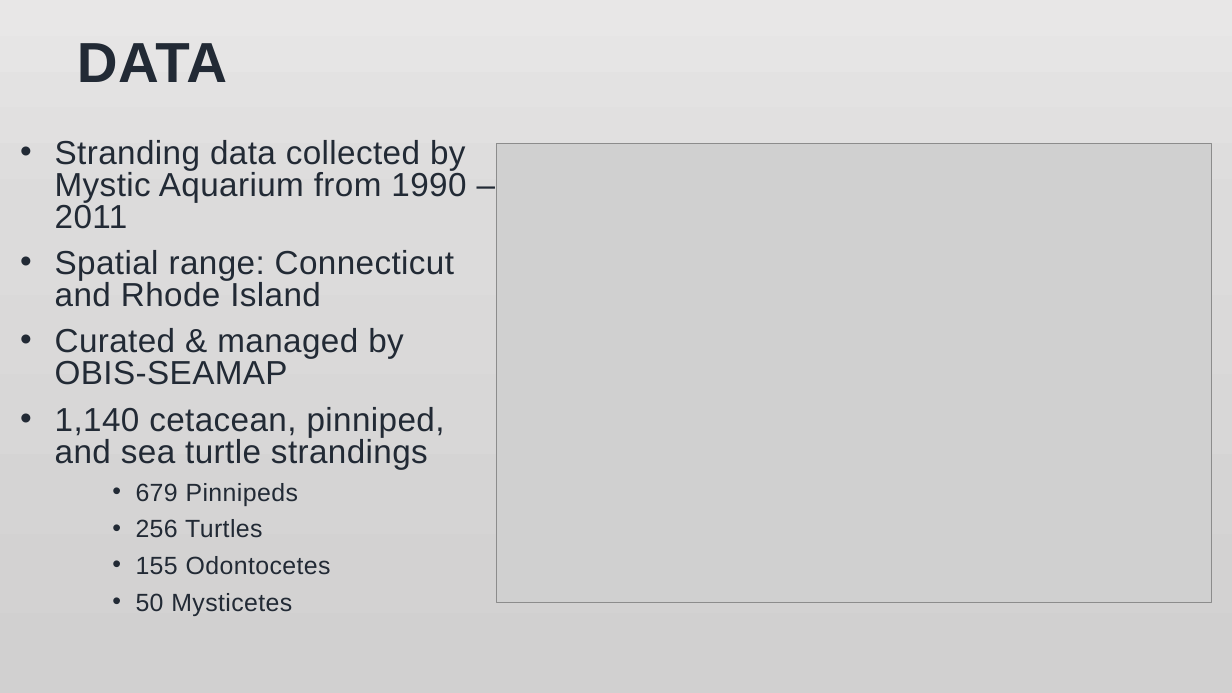
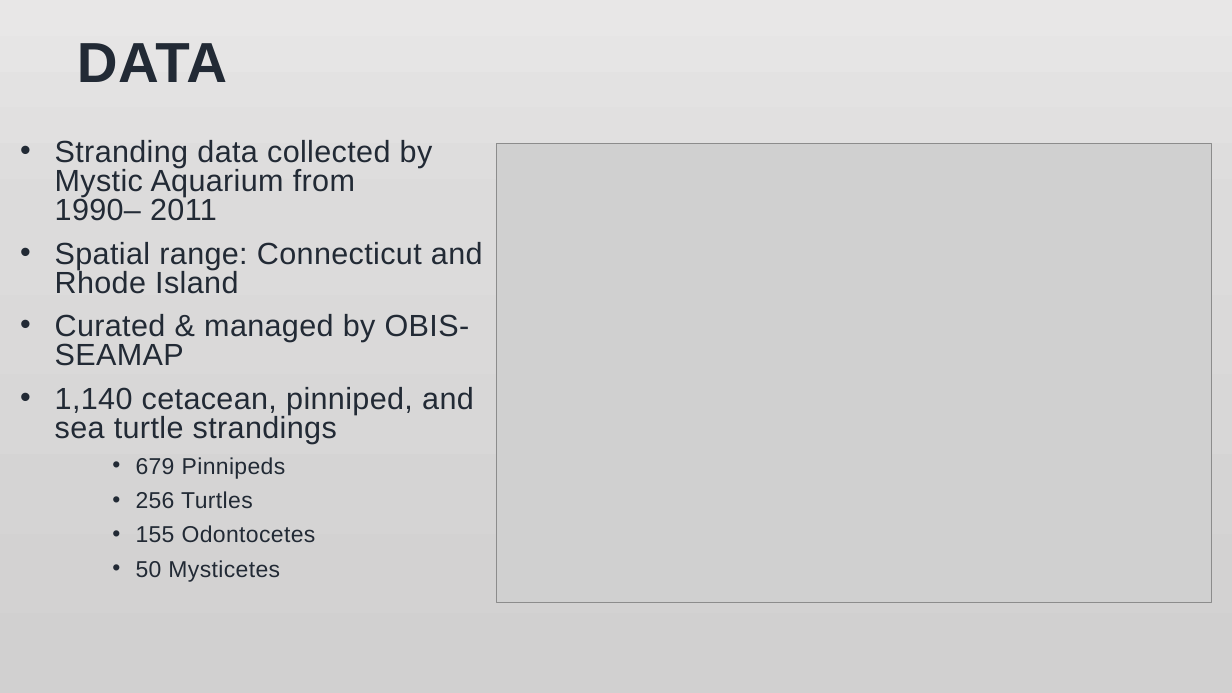
Before and after one commit to jmeza32/MezaFidalgo_Ozog_Pepper_ENV872_EDA_FinalProject, a slide deck: slide 2 of Output/Stranding Data Analysis.pptx. Drawn at 1232x693 pixels with LibreOffice and Linux fonts; fonts in the diff are those of the drawing; grey boxes stand for pictures; background and template pictures are left out. Boxes give left, top, right and bottom in pixels: in the first picture for what was removed or moved away, otherwise in the second. Text is boxed around its words. In the diff, an @@ line names an element or a change of style, - is before the commit and + after.

```diff
--- a/Output/Stranding Data Analysis.pptx
+++ b/Output/Stranding Data Analysis.pptx
@@ text at (x1=55, y1=140, x2=433, y2=221): text changed; size 25.9 to 23.8 pt @@
-• Stranding data collected by Mystic Aquarium from 1990 – 2011
+• Stranding data collected by Mystic Aquarium from
+  1990– 2011
@@ text at (x1=55, y1=242, x2=483, y2=582): size 25.9 to 23.8 pt in "Spatial range: Connecticut and Rhode Island", "Curated & managed by OBIS-SEAMAP", "1,140 cetacean, pinniped, and sea turtle strandings"; size 19.4 to 17.9 pt in "679 Pinnipeds", "256 Turtles", "155 Odontocetes", "50 Mysticetes" @@
```
Also in this commit, not shown: 6 other slides changed.
